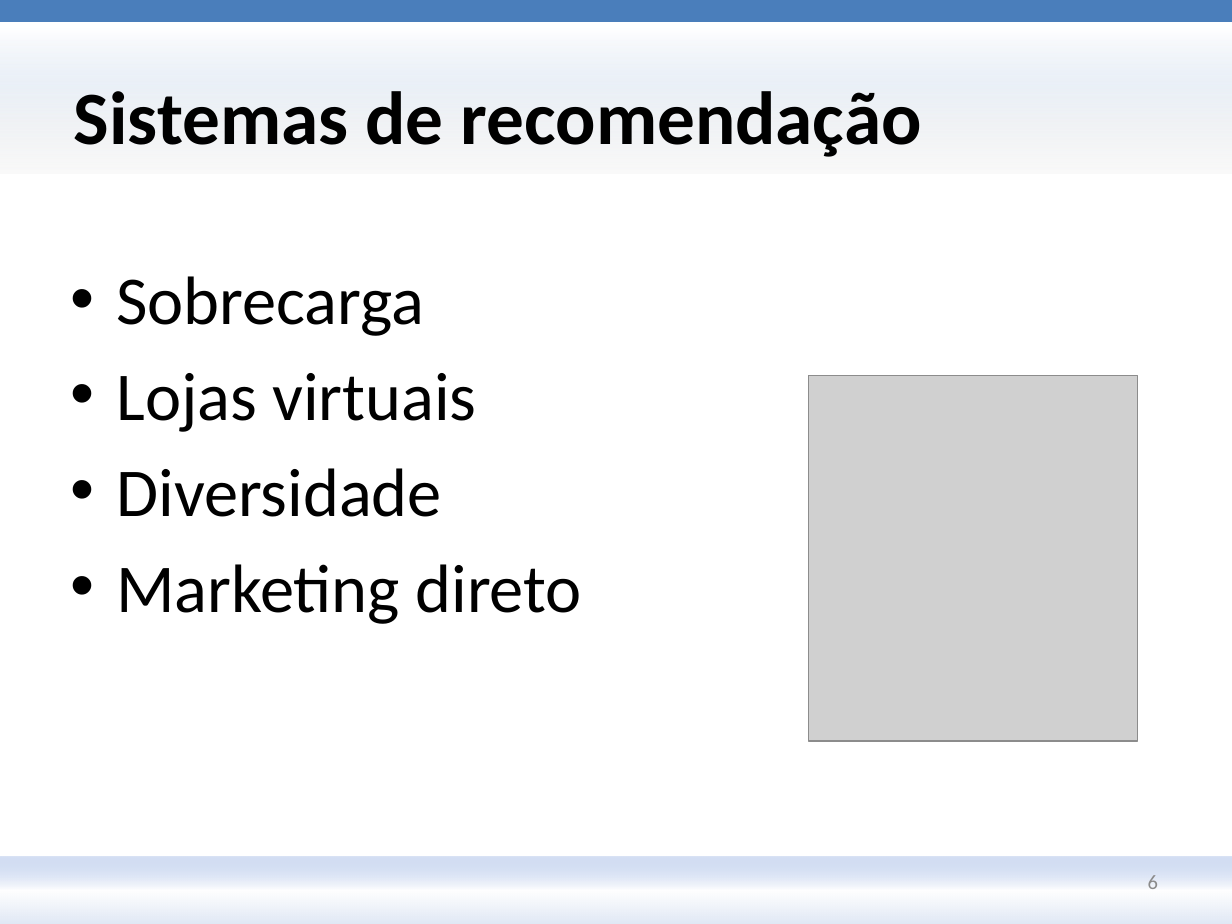
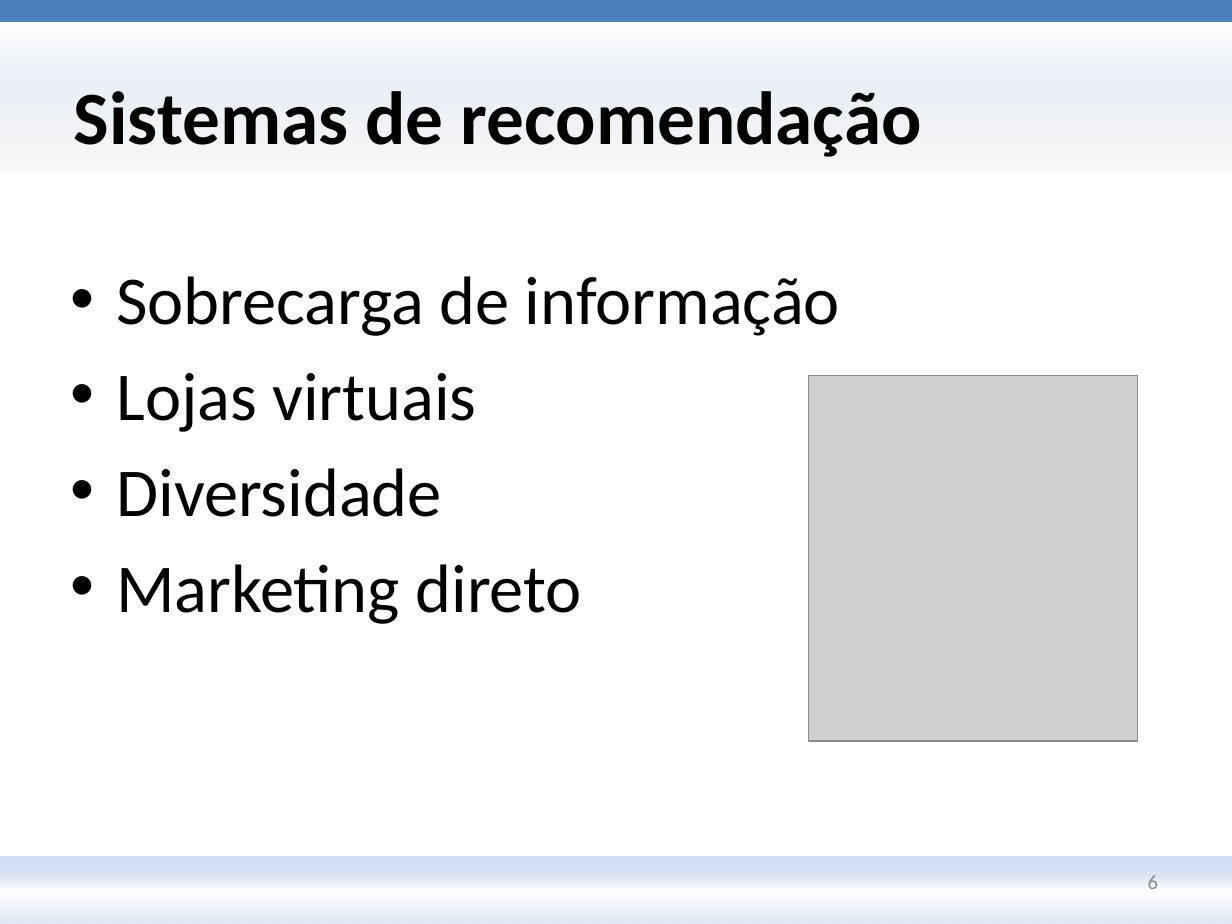
Before and after one commit to andersonberg/srsom, a slide deck: slide 6 of Apresentação/TCC_AndersonBerg_Apresentação_20091213_V3.pptx. Drawn at 1232x924 pixels with LibreOffice and Linux fonts; fonts in the diff are those of the drawing; grey boxes stand for pictures; background and template pictures are left out. Boxes give left, top, right and bottom in pixels: in the first picture for what was removed or moved away, otherwise in the second. Text is boxed around its words. In the diff, an @@ line names an element or a change of style, - is before the commit and + after.

```diff
--- a/Apresentação/TCC_AndersonBerg_Apresentação_20091213_V3.pptx
+++ b/Apresentação/TCC_AndersonBerg_Apresentação_20091213_V3.pptx
@@ text at <box>116,276,840,336</box>: text changed @@
-• Sobrecarga
+• Sobrecarga de informação
```
Also in this commit, not shown: 15 other slides changed, 3 slides added.
